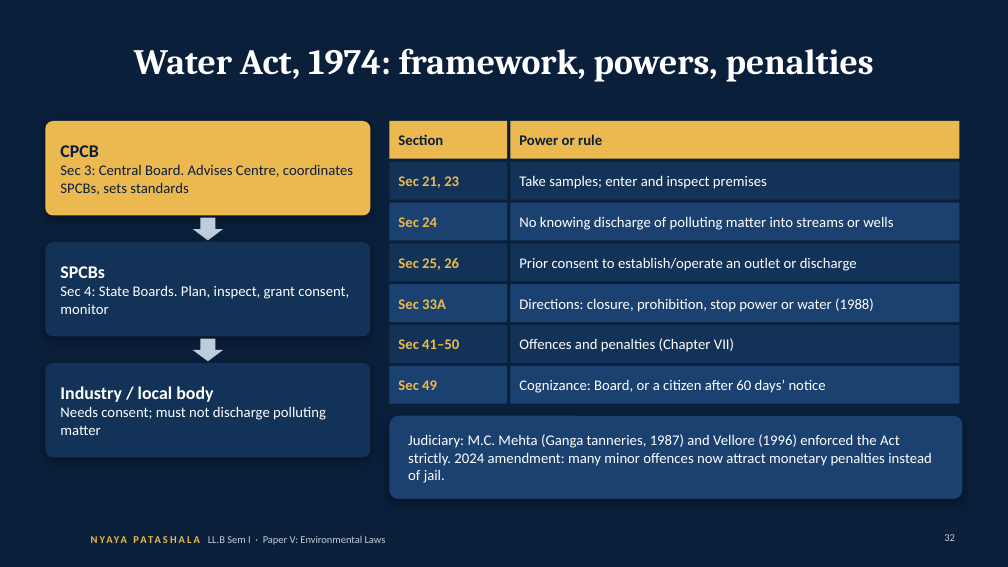
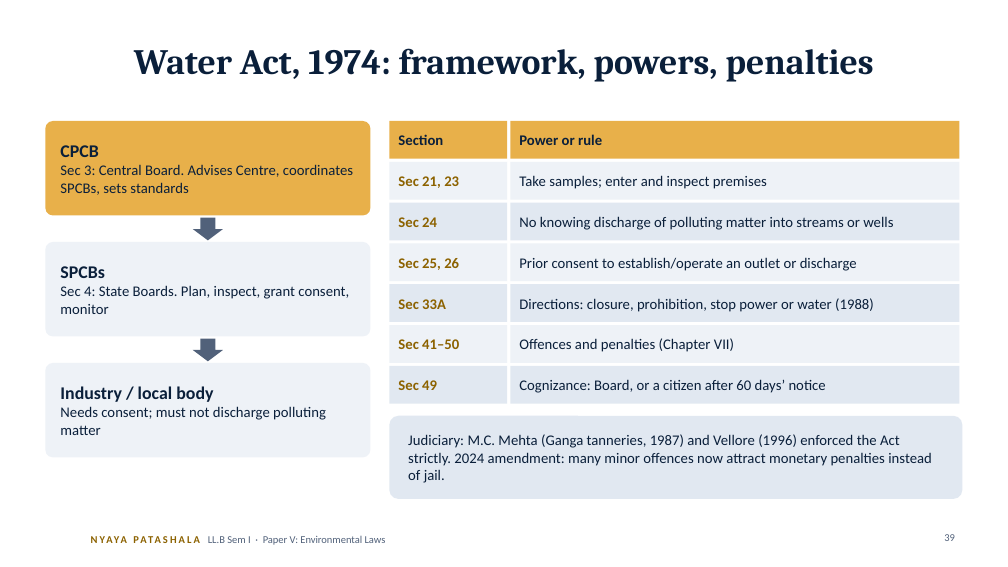
Before and after one commit to missioncivils92/current-affairs-Dasari-Mounika-, a slide deck: slide 39 of law/llb-sem1-environmental-laws/Environmental-Laws-Decoded_AUTO-animations.pptx (slide 32 before the commit). Drawn at 1008x567 pixels with LibreOffice and Linux fonts; fonts in the diff are those of the drawing; background and template pictures are left out. Boxes give left, top, right and bottom in pixels: in the first picture for what was removed or moved away, otherwise in the second. Text is boxed around its words. In the diff, an @@ line names an element or a change of style, - is before the commit and + after.

```diff
--- a/law/llb-sem1-environmental-laws/Environmental-Laws-Decoded_AUTO-animations.pptx
+++ b/law/llb-sem1-environmental-laws/Environmental-Laws-Decoded_AUTO-animations.pptx
@@ background #0A1F3A to #FFFFFF @@
@@ rounded rectangle at bbox=[45, 121, 371, 216]: fill #EBB94F to #E8B04A; shadow off @@
@@ rectangle at bbox=[389, 121, 507, 159]: fill #EBB94F to #E8B04A @@
@@ rectangle at bbox=[510, 121, 960, 159]: fill #EBB94F to #E8B04A @@
@@ down arrow at bbox=[193, 218, 223, 240]: fill #BFCCDD to #51617A @@
@@ rounded rectangle at bbox=[45, 242, 371, 337]: fill #123257 to #EEF2F7; shadow off @@
@@ fill #123257 to #EEF2F7 in 6 elements at bbox=[389, 162, 507, 200], bbox=[510, 162, 960, 200], bbox=[389, 243, 507, 281], bbox=[510, 243, 960, 281], bbox=[389, 325, 507, 363], bbox=[510, 325, 960, 363] @@
@@ down arrow at bbox=[193, 339, 223, 361]: fill #BFCCDD to #51617A @@
@@ rounded rectangle at bbox=[45, 363, 371, 457]: fill #123257 to #EEF2F7; shadow off @@
@@ fill #1A4170 to #E1E8F1 in 6 elements at bbox=[389, 203, 507, 240], bbox=[510, 203, 960, 240], bbox=[389, 284, 507, 322], bbox=[510, 284, 960, 322], bbox=[389, 366, 507, 404], bbox=[510, 366, 960, 404] @@
@@ rounded rectangle at bbox=[389, 416, 963, 499]: fill #1A4170 to #E1E8F1; shadow off @@
@@ text colour #FFFFFF to #0A1F3A in 10 elements at bbox=[134, 48, 874, 82], bbox=[60, 266, 349, 314], bbox=[60, 386, 326, 435], bbox=[519, 175, 767, 189], bbox=[519, 216, 893, 230], bbox=[519, 257, 857, 271], bbox=[519, 298, 874, 312], bbox=[519, 338, 734, 352], bbox=[519, 379, 826, 393], bbox=[408, 434, 932, 483] @@
@@ text colour #EBB94F to #8C6200 in 7 elements at bbox=[398, 176, 459, 188], bbox=[398, 217, 437, 227], bbox=[398, 258, 459, 270], bbox=[398, 299, 446, 309], bbox=[398, 339, 459, 349], bbox=[398, 380, 437, 390], bbox=[91, 528, 242, 551] @@
@@ text "LL.B Sem I · Paper ..." at bbox=[208, 536, 386, 545]: text colour #BFCCDD to #51617A @@
@@ page number at bbox=[944, 534, 955, 541]: text changed; text colour #BFCCDD to #51617A @@
-32
+39
```
Also in this commit, not shown: 39 other slides changed, 8 slides added, 4 other files.
